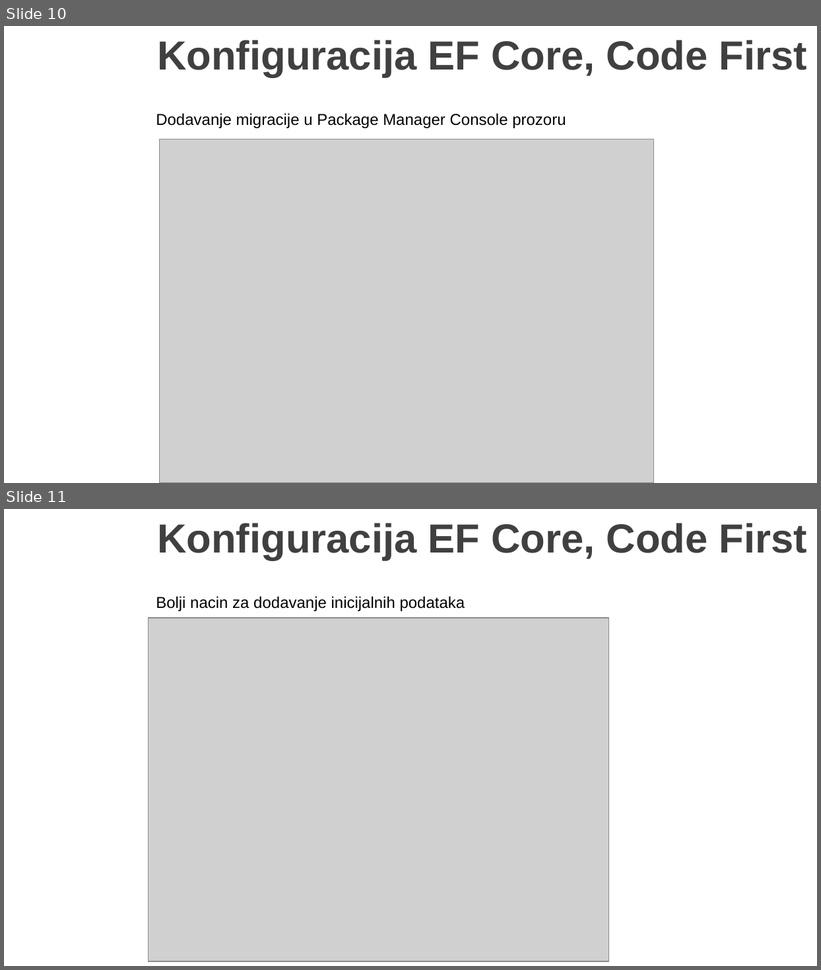
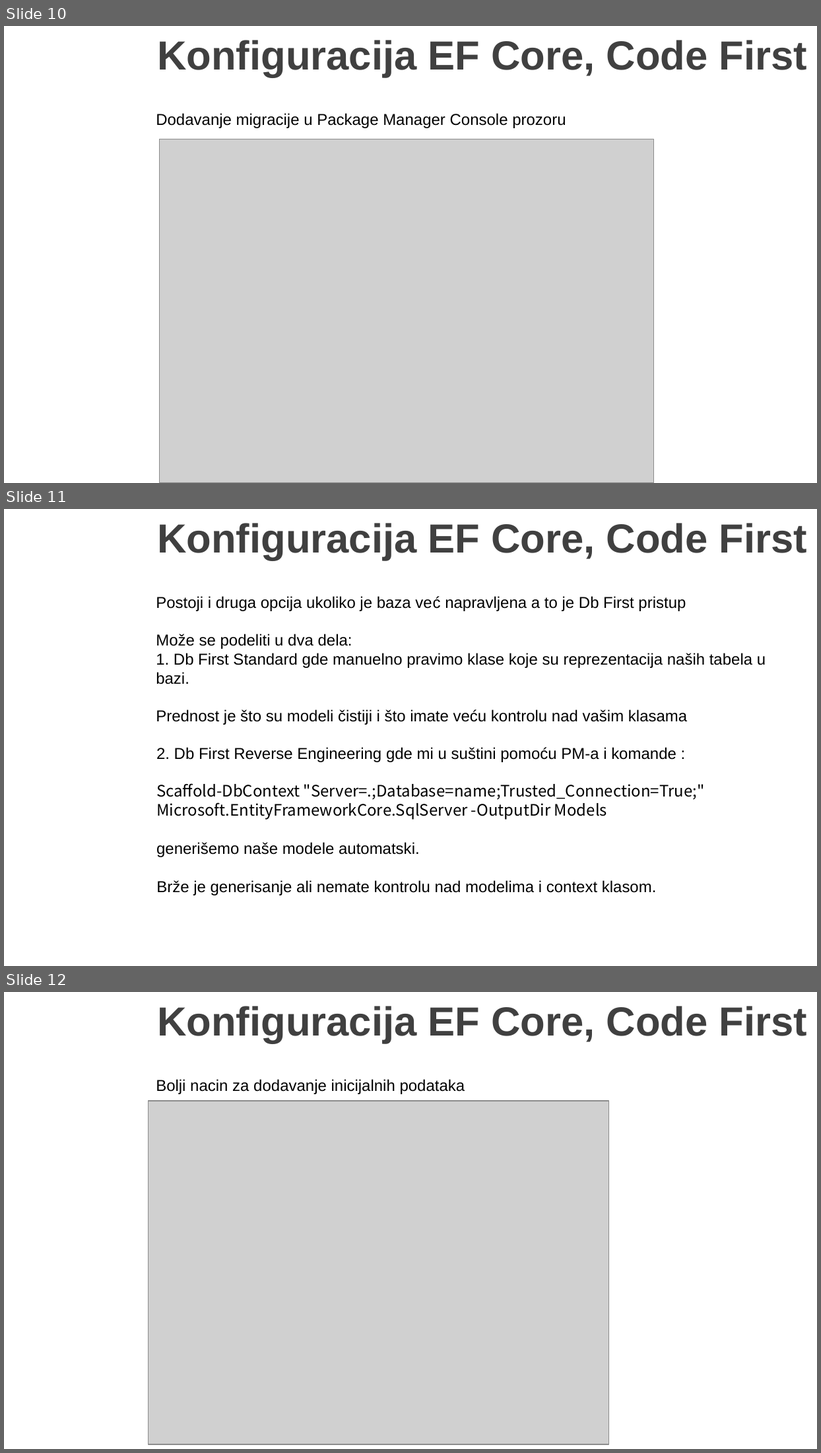
Before and after one commit to MarinkoSpasojevic/predavanje-netcore-angular, a slide deck: .NET Core i Angular Web Dev.pptx. Shown one above the other, each under a label of ours: slides 10 and 11 before the commit, slides 10, 11 and 12 after it. The pictures are 821x970 and 821x1453 pixels, drawn with LibreOffice and Linux fonts; fonts in the diff are those of the drawing; grey boxes stand for pictures; background and template pictures are left out. Boxes give left, top, right and bottom in pixels: in the first picture for what was removed or moved away, otherwise in the second. Text is boxed around its words. In the diff, an @@ line names an element or a change of style, - is before the commit and + after.

Commit message:
small change with db first

```diff
--- a/.NET Core i Angular Web Dev.pptx
+++ b/.NET Core i Angular Web Dev.pptx
@@ slide 11 added at bbox=[4, 509, 817, 966], background picture (left out) @@
@@ title added at bbox=[157, 523, 807, 560], 36 pt, text #404040, bold @@
+Konfiguracija EF Core, Code First
@@ text added at bbox=[156, 596, 686, 611], 14 pt, text #000000 @@
+Postoji i druga opcija ukoliko je baza već napravljena a to je Db First pristup
@@ text added at bbox=[156, 634, 766, 685], 14 pt, text #000000 @@
+Može se podeliti u dva dela:
+1. Db First Standard gde manuelno pravimo klase koje su reprezentacija naših tabela u bazi.
@@ text added at bbox=[156, 710, 687, 725], 14 pt, text #000000 @@
+Prednost je što su modeli čistiji i što imate veću kontrolu nad vašim klasama
@@ text added at bbox=[156, 747, 705, 857], 14 pt, text #000000 @@
+2. Db First Reverse Engineering gde mi u suštini pomoću PM-a i komande :
+Scaffold-DbContext "Server=.;Database=name;Trusted_Connection=True;"
+Microsoft.EntityFrameworkCore.SqlServer -OutputDir Models
+generišemo naše modele automatski.
@@ text added at bbox=[156, 881, 657, 896], 14 pt, text #000000 @@
+Brže je generisanje ali nemate kontrolu nad modelima i context klasom.
@@ what was slide 11 is now slide 12 @@
```
